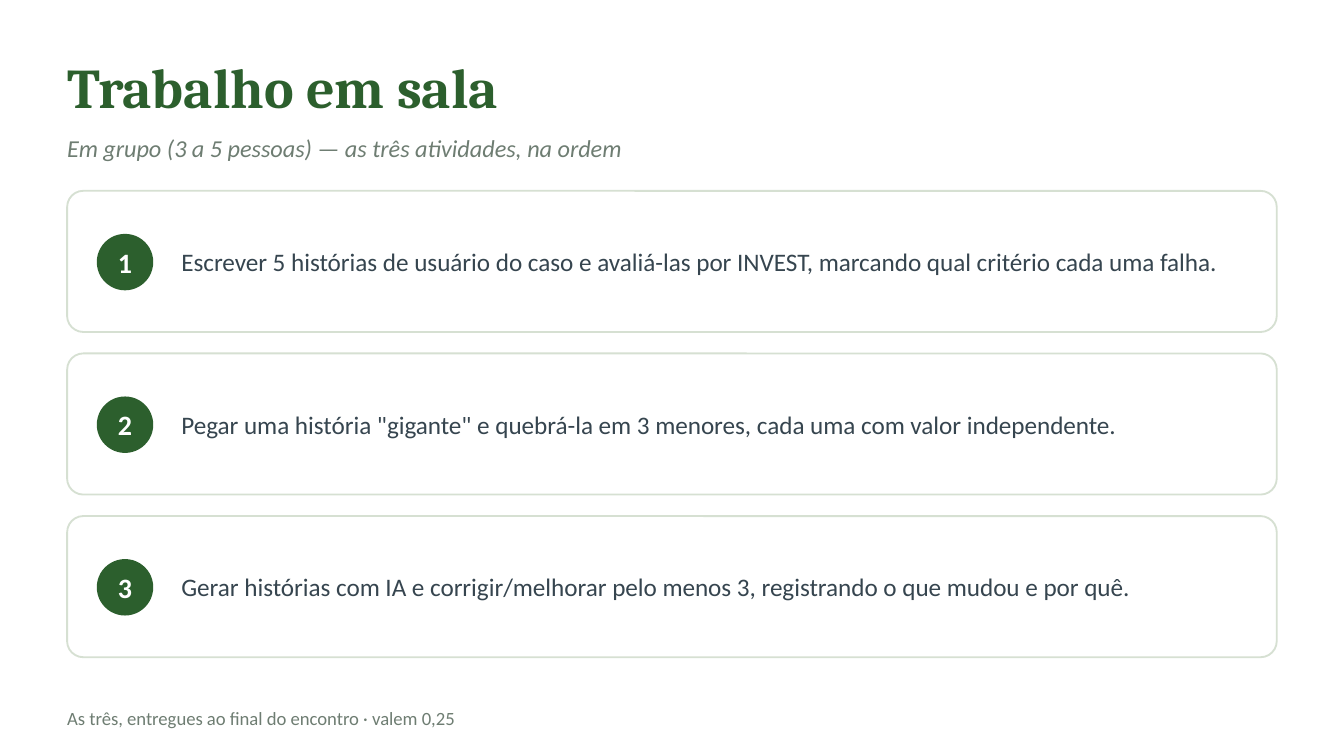
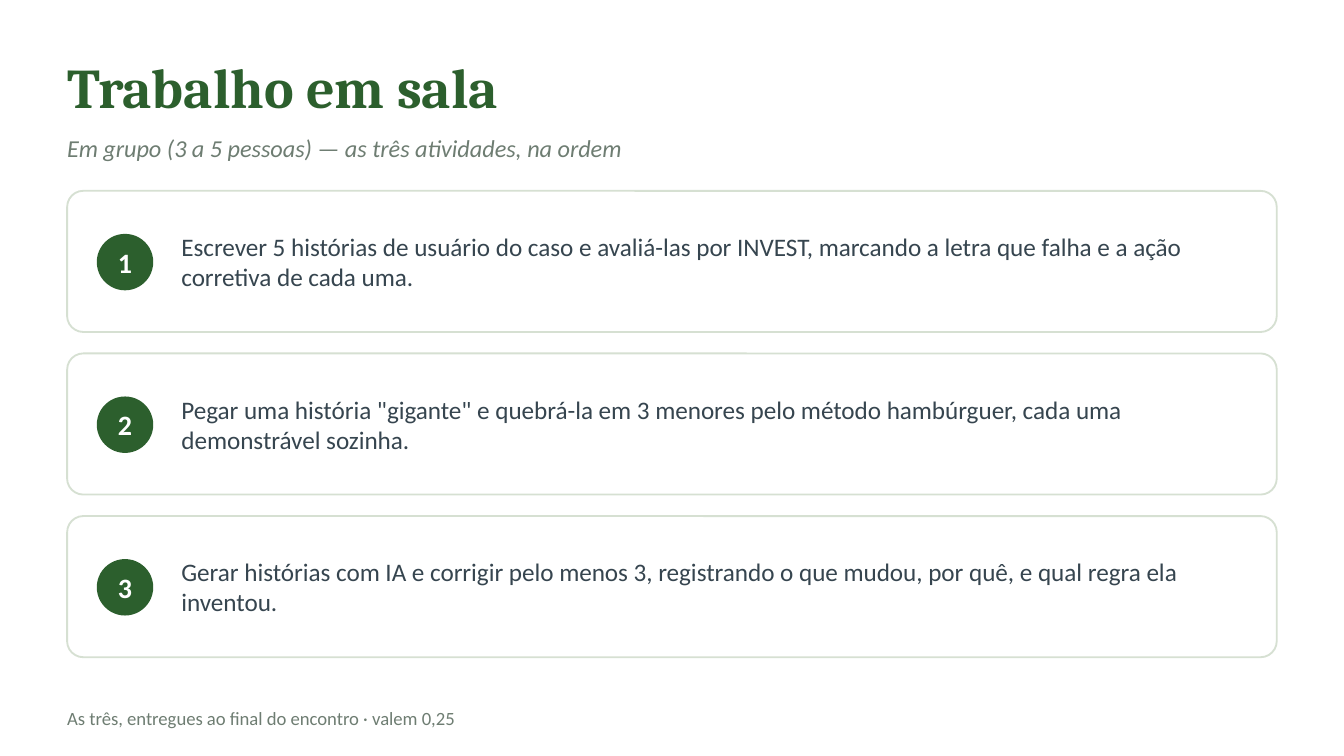
Before and after one commit to CatolicaSC-EngSoft/g1126-analise-projeto-desenvolvimento-agil-alunos, a slide deck: slide 28 of slides/aula-03-requisitos-historias-usuario.pptx (slide 14 before the commit). Drawn at 1344x756 pixels with LibreOffice and Linux fonts; fonts in the diff are those of the drawing. Boxes give left, top, right and bottom in pixels: in the first picture for what was removed or moved away, otherwise in the second. Text is boxed around its words. In the diff, an @@ line names an element or a change of style, - is before the commit and + after.

```diff
--- a/slides/aula-03-requisitos-historias-usuario.pptx
+++ b/slides/aula-03-requisitos-historias-usuario.pptx
@@ text at [181,238,1181,286]: text changed @@
-Escrever 5 histórias de usuário do caso e avaliá-las por INVEST, marcando qual critério cada uma falha.
+Escrever 5 histórias de usuário do caso e avaliá-las por INVEST, marcando a letra que falha e a ação corretiva de cada uma.
@@ text at [181,401,1121,449]: text changed @@
-Pegar uma história "gigante" e quebrá-la em 3 menores, cada uma com valor independente.
+Pegar uma história "gigante" e quebrá-la em 3 menores pelo método hambúrguer, cada uma demonstrável sozinha.
@@ text at [181,563,1177,611]: text changed @@
-Gerar histórias com IA e corrigir/melhorar pelo menos 3, registrando o que mudou e por quê.
+Gerar histórias com IA e corrigir pelo menos 3, registrando o que mudou, por quê, e qual regra ela inventou.
```
Also in this commit, not shown: 11 other slides changed, 17 slides added, 3 slides removed, 2 other files.
